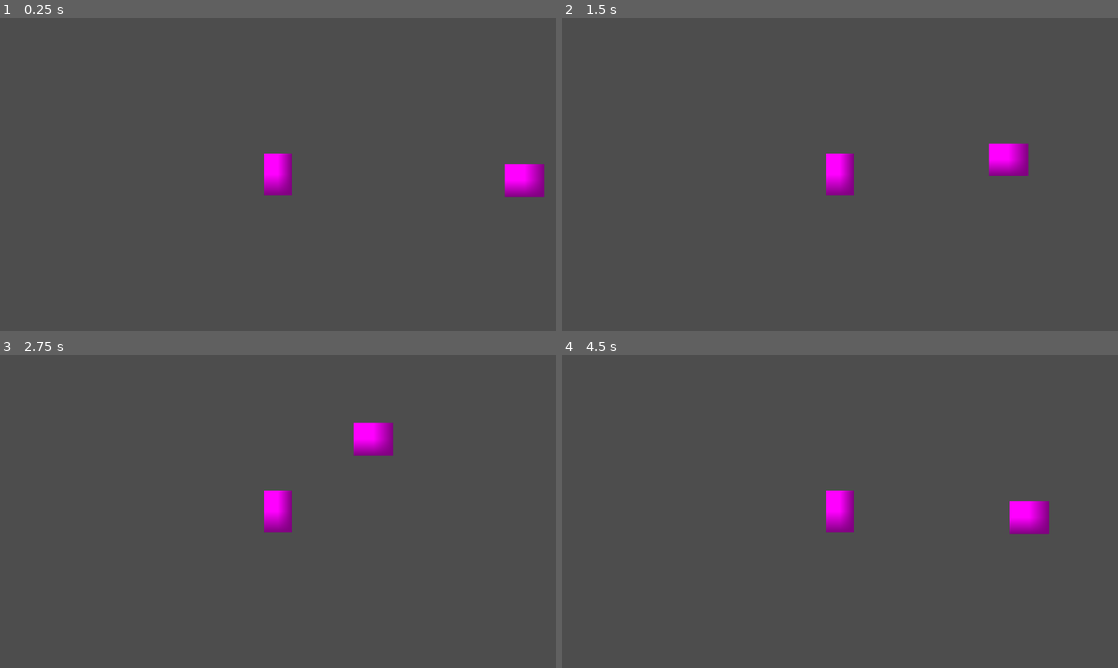
Above: before the commit, frames 1-4 (two rows, left to right).
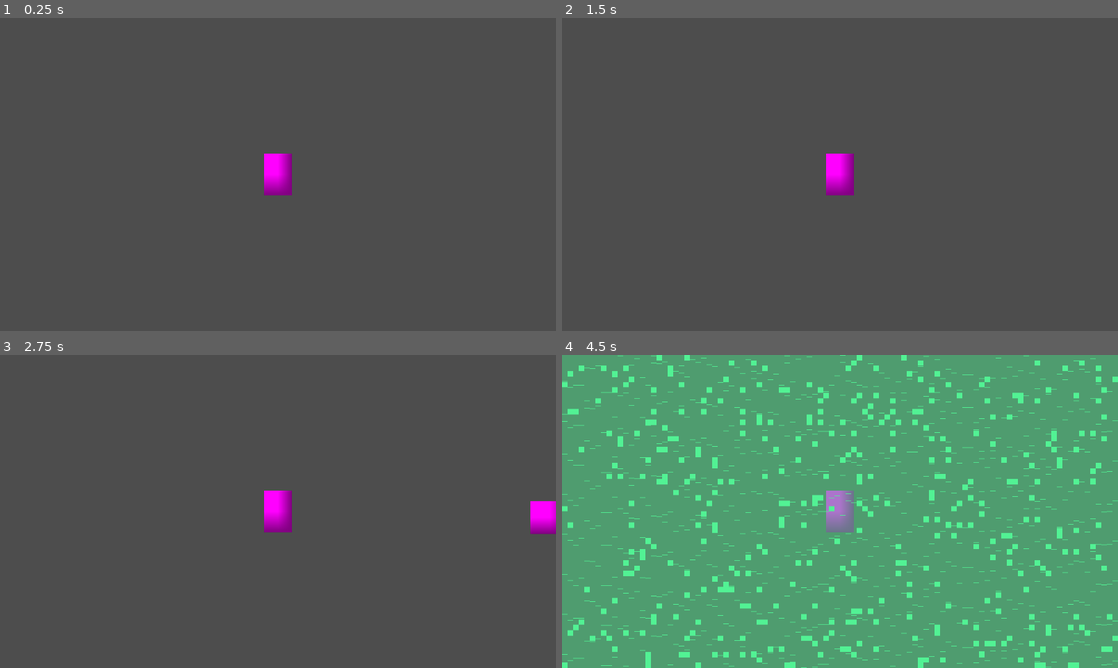
Above: after the commit, the same moments.

Repository: northstarstudios/almost
Game: Godot game, scene res://scenes/rooms/beginning/beginning_room.tscn
Same seed, same stepped clock (60 frames per second), same inputs: the game is played once before the commit and once after it.
Inputs:
- Up to frame 1 (0.25 s): no input
- Up to frame 2 (1.5 s): tap Enter (interact) at 0.5, 1.35 s; hold D (move_right) 0.53-1.28 s; tap R at 0.6 s; hold Down (move_down) from 1.28 s (still down)
- Up to frame 3 (2.75 s): tap R at 1.55, 2.1 s; release Down (move_down) at 2.03 s; hold D (move_right) from 2.03 s (still down)
- Up to frame 4 (4.5 s): release D (move_right) at 2.78 s; hold W (move_up) 2.78-3.53 s; tap R at 2.85, 3.8, 4.35 s; hold Enter (interact) 3.53-4.28 s; hold A (move_left) from 3.53 s (still down)

The runs differ from the first frame. In frame 1, 0.8% of the frame differs, in the area x 90-98%, y 46-58%; in frame 2, 0.7%; in frame 3, 1.3%; in frame 4, 100%, in the area x 0-100%, y 0-100%.

Commit message:
add reset transition

Diff:
--- a/project.godot
+++ b/project.godot
@@ -14,6 +14,10 @@
 run/main_scene="uid://b0b8n1eukmy7o"
 config/features=PackedStringArray("4.4", "GL Compatibility")
 config/icon="res://icon.svg"
+
+[autoload]
+
+GameState="*res://scripts/game_state.gd"
 
 [display]
 
--- /dev/null
+++ b/scenes/rooms/beginning/beginning-room.tscn
@@ -0,0 +1,4 @@
+[gd_scene format=3 uid="uid://dnnuq46q0pvth"]
+
+[node name="Beginning-room" type="Node2D"]
+position = Vector2(1, 0)
--- a/scenes/rooms/beginning/beginning_room.tscn
+++ b/scenes/rooms/beginning/beginning_room.tscn
@@ -1,7 +1,9 @@
-[gd_scene load_steps=6 format=3 uid="uid://b0b8n1eukmy7o"]
+[gd_scene load_steps=8 format=3 uid="uid://b0b8n1eukmy7o"]
 
 [ext_resource type="PackedScene" uid="uid://ds5legxsulxns" path="res://scenes/player/player.tscn" id="1_0cb1q"]
 [ext_resource type="PackedScene" uid="uid://04n106rmghl6" path="res://scenes/ui/dialogue_box.tscn" id="2_0cb1q"]
+[ext_resource type="Script" path="res://scripts/beginning_room.gd" id="3_room"]
+[ext_resource type="PackedScene" path="res://scenes/ui/reset_transition.tscn" id="4_reset"]
 
 [sub_resource type="GDScript" id="GDScript_6pla5"]
 script/source = "extends Area2D
@@ -32,10 +34,16 @@
 
 	if player_nearby and not dialogue_box.visible:
 		if Input.is_action_just_pressed(\"interact\"):
-			dialogue_box.show_dialogue(\"Guide\", [
-				\"Hello. I haven't seen you before.\",
-				\"Please be careful.\"
-			])
+			if GameState.loop_count == 0:
+				dialogue_box.show_dialogue(\"Guide\", [
+					\"Hello. I haven't seen you before.\",
+					\"Please be careful.\"
+				])
+			else:
+				dialogue_box.show_dialogue(\"Guide\", [
+					\"...\",
+					\"Have I seen you before?\"
+				])
 "
 
 [sub_resource type="PlaceholderTexture2D" id="PlaceholderTexture2D_mjm5x"]
@@ -44,9 +52,10 @@
 size = Vector2(63, 55)
 
 [node name="beginning_room" type="Node2D"]
+script = ExtResource("3_room")
 
 [node name="CharacterBody2D" parent="." instance=ExtResource("1_0cb1q")]
-position = Vector2(108, 32)
+position = Vector2(27, 32)
 
 [node name="Guide" type="Area2D" parent="." node_paths=PackedStringArray("dialogue_box")]
 position = Vector2(418, 24)
@@ -64,5 +73,7 @@
 
 [node name="DialogueBox" parent="." instance=ExtResource("2_0cb1q")]
 
+[node name="ResetTransition" parent="." instance=ExtResource("4_reset")]
+
 [connection signal="body_entered" from="Guide" to="Guide" method="_on_body_entered"]
 [connection signal="body_exited" from="Guide" to="Guide" method="_on_body_exited"]
--- /dev/null
+++ b/scenes/ui/reset_transition.tscn
@@ -0,0 +1,20 @@
+[gd_scene load_steps=3 format=3]
+
+[ext_resource type="Script" path="res://scripts/reset_transition.gd" id="1_script"]
+[ext_resource type="Shader" path="res://shaders/reset_transition.gdshader" id="2_shader"]
+
+[sub_resource type="ShaderMaterial" id="ShaderMaterial_reset"]
+shader = ExtResource("2_shader")
+
+[node name="ResetTransition" type="CanvasLayer"]
+layer = 10
+script = ExtResource("1_script")
+
+[node name="Overlay" type="ColorRect" parent="."]
+anchors_preset = 15
+anchor_right = 1.0
+anchor_bottom = 1.0
+grow_horizontal = 2
+grow_vertical = 2
+mouse_filter = 2
+material = SubResource("ShaderMaterial_reset")
--- /dev/null
+++ b/scripts/beginning_room.gd
@@ -0,0 +1,13 @@
+extends Node2D
+
+@onready var reset_transition: ResetTransition = $ResetTransition
+
+func _ready() -> void:
+	reset_transition.transition_finished.connect(_on_reset_transition_finished)
+
+func _unhandled_input(event: InputEvent) -> void:
+	if event is InputEventKey and event.pressed and not event.echo and event.keycode == KEY_R:
+		reset_transition.play()
+
+func _on_reset_transition_finished() -> void:
+	GameState.complete_reset()
--- a/scripts/game_state.gd
+++ b/scripts/game_state.gd
@@ -2,6 +2,6 @@
 
 var loop_count := 0
 
-func reset_current_room() -> void:
+func complete_reset() -> void:
 	loop_count += 1
 	get_tree().reload_current_scene()
--- /dev/null
+++ b/scripts/reset_transition.gd
@@ -0,0 +1,30 @@
+class_name ResetTransition
+extends CanvasLayer
+
+signal transition_finished
+
+@onready var overlay: ColorRect = $Overlay
+@onready var shader_material: ShaderMaterial = overlay.material as ShaderMaterial
+
+var is_playing := false
+
+func _ready() -> void:
+	overlay.hide()
+
+func play() -> void:
+	if is_playing:
+		return
+
+	is_playing = true
+	overlay.show()
+	shader_material.set_shader_parameter("progress", 0.0)
+
+	var tween := create_tween()
+	tween.tween_method(Callable(self, "_set_progress"), 0.0, 1.0, 0.72)
+	tween.tween_callback(Callable(self, "_finish"))
+
+func _set_progress(value: float) -> void:
+	shader_material.set_shader_parameter("progress", value)
+
+func _finish() -> void:
+	transition_finished.emit()
--- /dev/null
+++ b/shaders/reset_transition.gdshader
@@ -0,0 +1,32 @@
+shader_type canvas_item;
+
+uniform sampler2D screen_texture : hint_screen_texture, filter_linear_mipmap;
+uniform float progress : hint_range(0.0, 1.0) = 0.0;
+
+float hash(vec2 value) {
+	return fract(sin(dot(value, vec2(127.1, 311.7))) * 43758.5453123);
+}
+
+void fragment() {
+	vec2 uv = SCREEN_UV;
+	vec2 centre = vec2(0.5);
+	vec2 direction = uv - centre;
+	float distance_from_centre = length(direction);
+	float radius = progress * 0.82;
+
+	float ring = 1.0 - smoothstep(0.0, 0.035, abs(distance_from_centre - radius));
+	float distortion = ring * 0.025 * (1.0 - progress);
+	vec2 warped_uv = clamp(uv + normalize(direction + vec2(0.0001)) * distortion, vec2(0.0), vec2(1.0));
+	vec3 scene_colour = texture(screen_texture, warped_uv).rgb;
+
+	vec2 grid = floor(uv * vec2(100.0, 58.0));
+	float glyphs = step(0.93, hash(grid + floor(progress * 72.0)));
+	float scanline = step(0.985, fract(uv.y * 86.0 - progress * 34.0 + hash(vec2(grid.x, 0.0))));
+	float digital_noise = max(glyphs, scanline) * smoothstep(0.0, 0.16, progress);
+	float final_wash = smoothstep(0.58, 1.0, progress) * 0.72;
+	float effect_strength = clamp(ring * 0.9 + digital_noise * 0.42 + final_wash, 0.0, 1.0);
+
+	vec3 reset_green = vec3(0.32, 0.95, 0.58);
+	vec3 colour = mix(scene_colour, reset_green, effect_strength);
+	COLOR = vec4(colour, effect_strength);
+}
Not shown, added: scripts/beginning_room.gd.uid
Not shown, added: scripts/reset_transition.gd.uid
Not shown, added: shaders/reset_transition.gdshader.uid
Not shown, changed: .DS_Store
